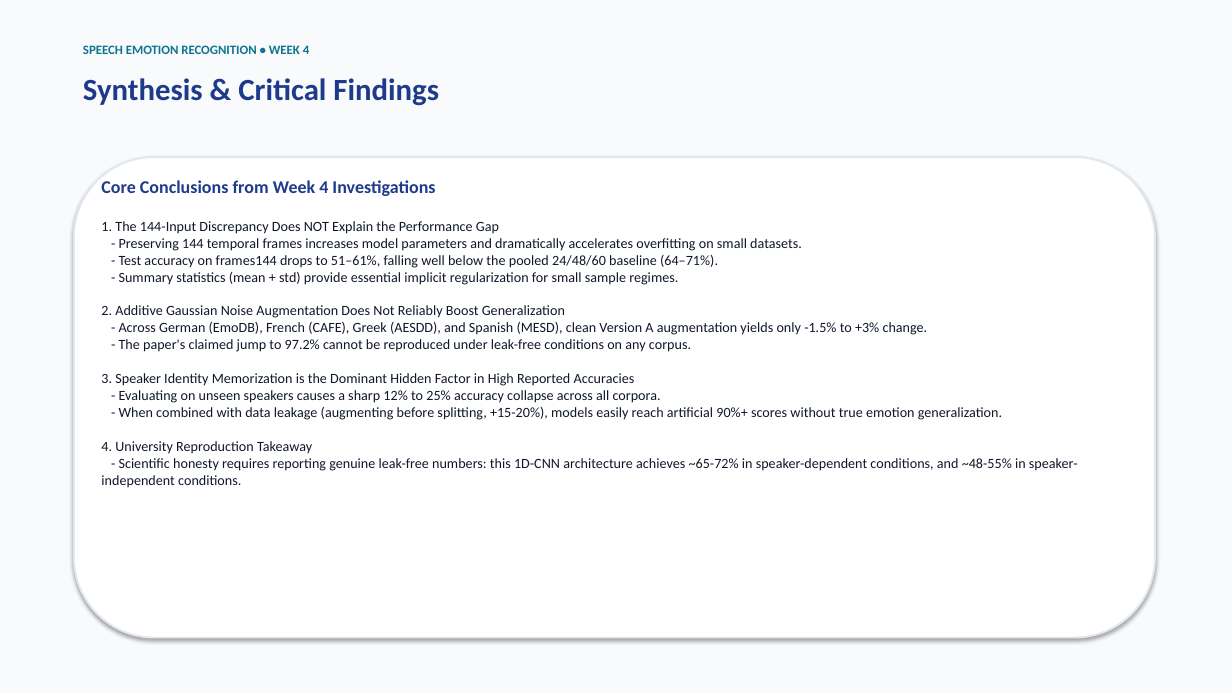
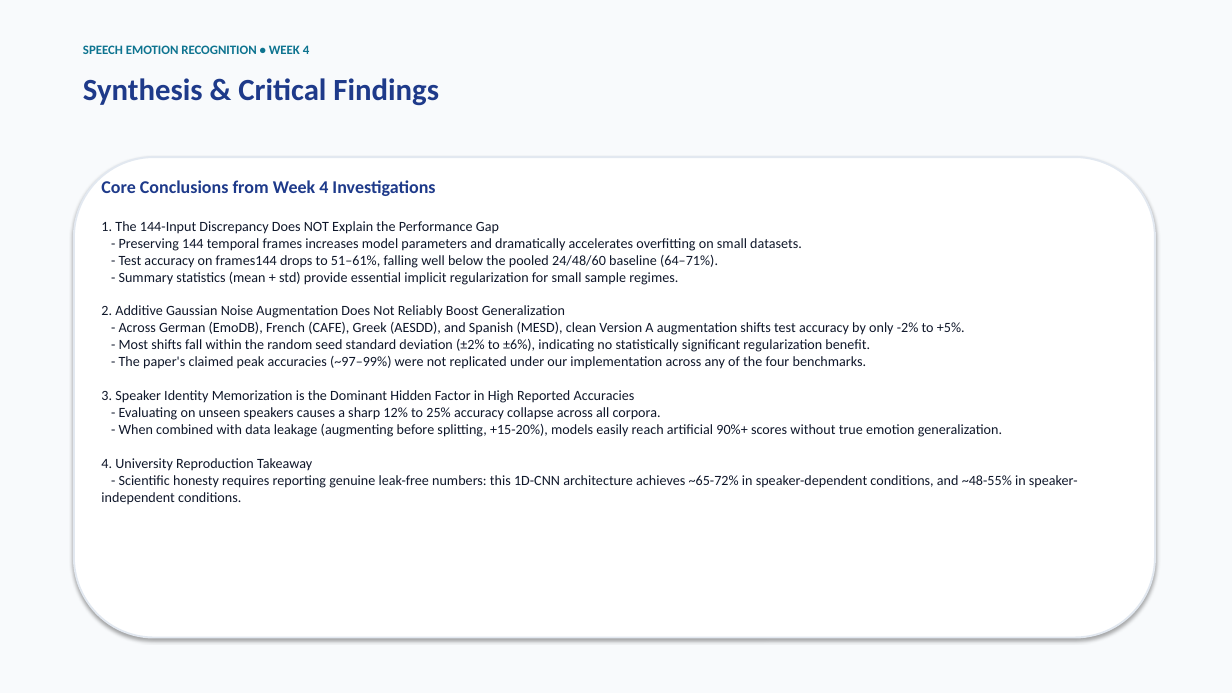
Before and after one commit to shreysatija1/Project-emotion, a slide deck: slide 10 of Week4_Status.pptx. Drawn at 1232x693 pixels with LibreOffice and Linux fonts; fonts in the diff are those of the drawing. Boxes give left, top, right and bottom in pixels: in the first picture for what was removed or moved away, otherwise in the second. Text is boxed around its words. In the diff, an @@ line names an element or a change of style, - is before the commit and + after.

```diff
--- a/Week4_Status.pptx
+++ b/Week4_Status.pptx
@@ text at [119,322,965,369]: text changed @@
-- Across German (EmoDB), French (CAFE), Greek (AESDD), and Spanish (MESD), clean Version A augmentation yields only -1.5% to +3% change.
-- The paper's claimed jump to 97.2% cannot be reproduced under leak-free conditions on any corpus.
+- Across German (EmoDB), French (CAFE), Greek (AESDD), and Spanish (MESD), clean Version A augmentation shifts test accuracy by only -2% to +5%.
+- Most shifts fall within the random seed standard deviation (±2% to ±6%), indicating no statistically significant regularization benefit.
+- The paper's claimed peak accuracies (~97–99%) were not replicated under our implementation across any of the four benchmarks.
```
Also in this commit, not shown: 4 other slides changed, 4 other files.
